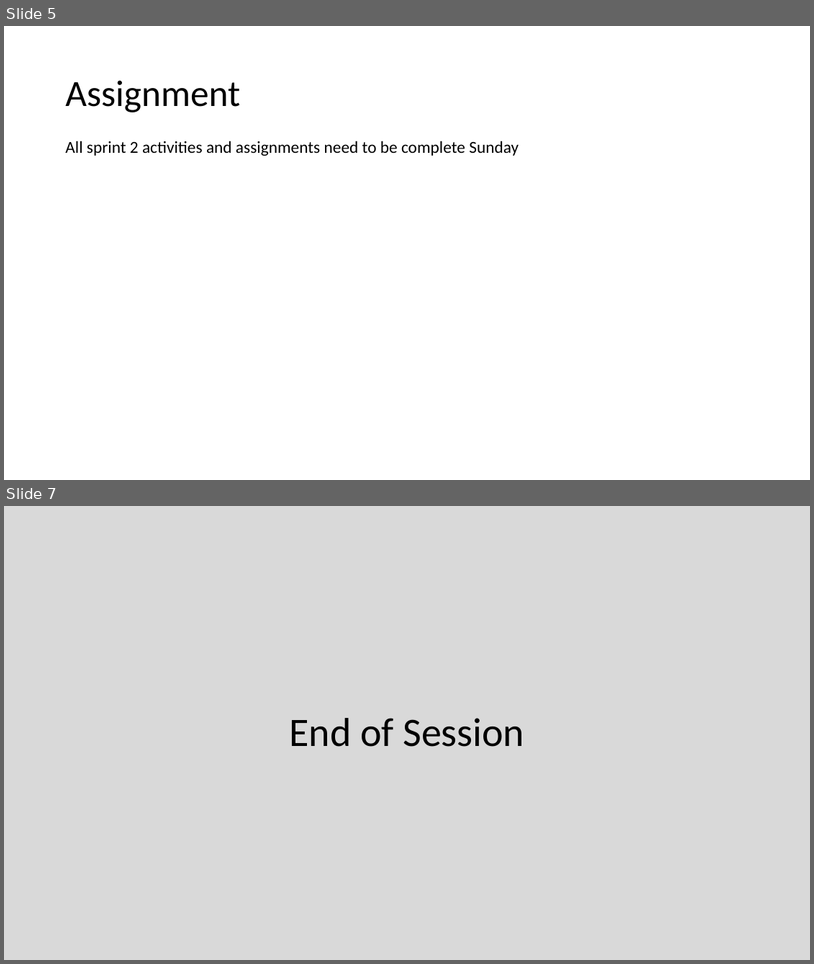
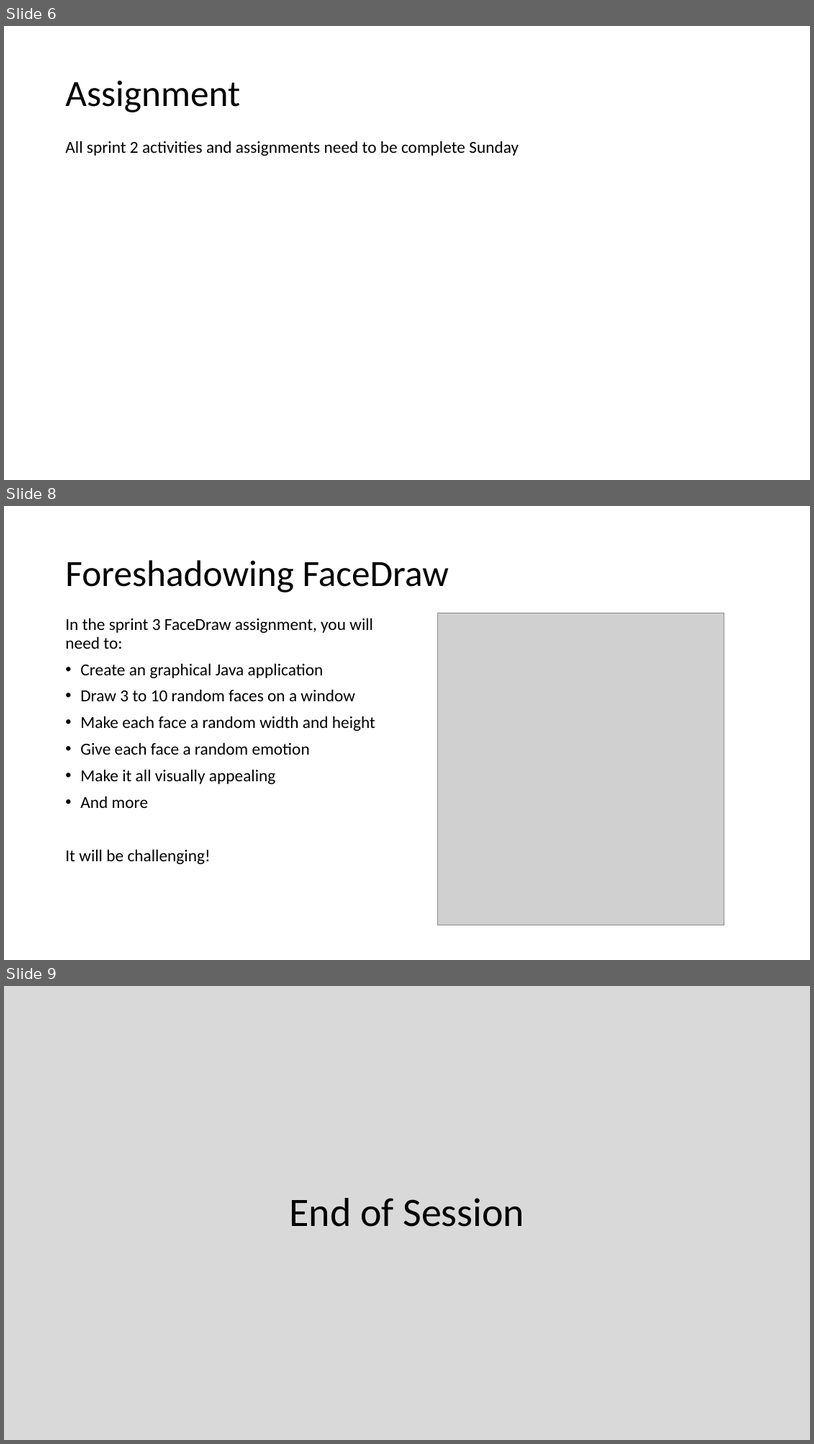
Before and after one commit to EricJPogue/CPSC-24500, a slide deck: lecture-slides/2019-09-20-oop.pptx. Shown one above the other, each under a label of ours: slides 5 and 7 before the commit, slides 6, 8 and 9 after it; the slides between them are not shown. The pictures are 814x964 and 814x1444 pixels, drawn with LibreOffice and Linux fonts; fonts in the diff are those of the drawing; grey boxes stand for pictures. Boxes give left, top, right and bottom in pixels: in the first picture for what was removed or moved away, otherwise in the second. Text is boxed around its words. In the diff, an @@ line names an element or a change of style, - is before the commit and + after.

```diff
--- a/lecture-slides/2019-09-20-oop.pptx
+++ b/lecture-slides/2019-09-20-oop.pptx
@@ slide 8 added at <box>4,506,810,960</box>, background #FFFFFF @@
@@ title added at <box>65,560,449,592</box>, 44 pt, text #000000 @@
+Foreshadowing FaceDraw
@@ picture added at <box>437,613,725,924</box> @@
@@ text added at <box>65,618,376,864</box>, 20 pt, text #000000 @@
+In the sprint 3 FaceDraw assignment, you will need to:
+• Create an graphical Java application
+• Draw 3 to 10 random faces on a window
+• Make each face a random width and height
+• Give each face a random emotion
+• Make it all visually appealing
+• And more
+It will be challenging!
@@ what was slide 5 is now slide 6 @@
@@ what was slide 7 is now slide 9 @@
```
Also in this commit, not shown: 2 slides changed, 1 other slide added.
